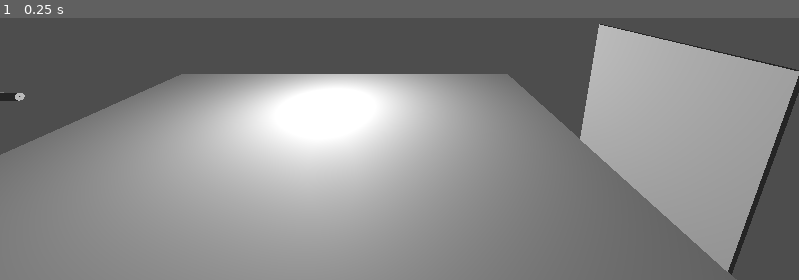
Above: before the commit, frame 1.
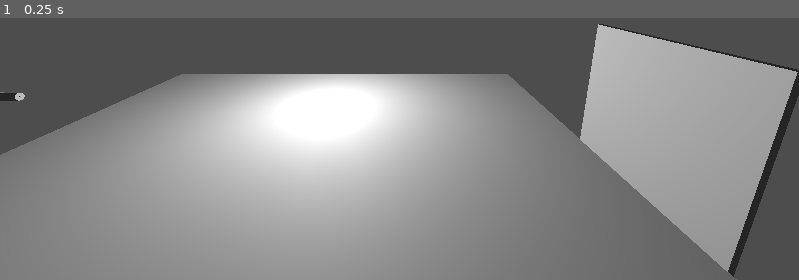
Above: after the commit, the same moment.

Repository: KrzysztofSieczkiewicz/Godot-ArmorPenetrationTest
Game: Godot game, scene res://Main.tscn
Same seed, same stepped clock (60 frames per second), same inputs: the game is played once before the commit and once after it.
Inputs:
- Up to frame 1 (0.25 s): no input

The runs differ from the first frame. In frame 1, 0.3% of the frame differs, in the area x 72-100%, y 2-99%.

Commit message:
collider thickness checked by reverted raycast

Diff:
--- a/Armor/Armor.tscn
+++ b/Armor/Armor.tscn
@@ -1,10 +1,10 @@
 [gd_scene load_steps=3 format=3 uid="uid://jupn6afamq04"]
 
 [sub_resource type="BoxShape3D" id="BoxShape3D_6nrul"]
-size = Vector3(5, 5, 0.1)
+size = Vector3(5, 5, 0.15)
 
 [sub_resource type="BoxMesh" id="BoxMesh_8nmin"]
-size = Vector3(5, 5, 0.1)
+size = Vector3(5, 5, 0.15)
 
 [node name="Armor" type="RigidBody3D"]
 gravity_scale = 0.0
--- a/Projectile/PenetrationRayCast.gd
+++ b/Projectile/PenetrationRayCast.gd
@@ -3,21 +3,39 @@
 @export var OFFSET_DISTANCE = 0.01
 @export var RAY_LENGTH = 500.0
 
-@onready var ray_cast: RayCast3D = $RayCast3D
 
+func measure_thickness(origin: Vector3, direction: Vector3) -> void:
+	_find_entry_point(origin, direction)
 
-func measure_thickness(collision_angle: float) -> void:
-	pass
 
 func _find_entry_point(origin: Vector3, direction: Vector3) -> void:
 	enabled = true
 	target_position = direction * RAY_LENGTH
 	force_raycast_update()
 
-	if not is_colliding():
-		enabled = false
-		push_warning("Ray did not hit the mesh.")
-		return
+	var entry_point: Vector3 = get_collision_point()
+	var contact_surface_normal: Vector3 = get_collision_normal()
 
-	var entry_point: Vector3 = get_collision_point()
-	var entry_normal: Vector3 = get_collision_normal()
+	var OFFSET: float = 50.0;
+	var collision_vector = direction
+	var new_position = entry_point + direction * OFFSET
+	var new_direction = collision_vector.normalized() * (-1) * OFFSET
+	var new_target_position = new_position + new_direction * RAY_LENGTH
+
+	var contact_angle = _get_impact_angle(direction, contact_surface_normal)
+
+	global_transform.origin = new_position
+	target_position = to_local(new_target_position)
+	force_raycast_update()
+
+	var exit_point: Vector3 = get_collision_point()
+
+	var thickness = (exit_point - entry_point).length()
+	push_error("Thickness: %s" % thickness)
+
+
+func _get_impact_angle(projectile_direction: Vector3, surface_normal: Vector3) -> float:
+	var cos_angle = abs(projectile_direction.dot(surface_normal))
+	var angle_between_velocity_and_normal = acos(cos_angle)
+	var contact_angle = rad_to_deg(angle_between_velocity_and_normal)
+	return (90.0 - contact_angle)
--- a/Projectile/Projectile_AP.gd
+++ b/Projectile/Projectile_AP.gd
@@ -7,6 +7,7 @@
 var initial_direction: Vector3 = Vector3.ZERO
 
 @onready var thickness_raycast: RayCast3D = $RayCast3D
+@onready var thickness_probe: RayCast3D = $PenetrationRayCast3D
 
 func _ready() -> void:
 	if initial_direction != Vector3.ZERO:
@@ -37,57 +38,9 @@
 
 
 func _handle_collision(collision_info: KinematicCollision3D) -> void:
-	var body_hit = collision_info.get_collider()
 
+	var impact_point: Vector3 = collision_info.get_position()
 	var impact_velocity: Vector3 = velocity.normalized()
-	var surface_normal: Vector3 = collision_info.get_normal()
 
-	var cos_angle = abs(impact_velocity.dot(surface_normal))
-	var angle_between_velocity_and_normal = acos(cos_angle)
-	var angle_deg = rad_to_deg(angle_between_velocity_and_normal)
-
-	var angle_of_impact = 90.0 - angle_deg
-
-	_trigger_raycast_collision_check()
-	#push_warning("Collision detected! Collision angle %s" % angle_of_impact)
+	thickness_probe.measure_thickness(impact_point, impact_velocity);
 	queue_free()
-
-func _trigger_raycast_collision_check() -> float:
-	var OFFSET_DISTANCE = 0.01
-	var RAY_LENGTH = 500.0
-
-	thickness_raycast.enabled = true
-	thickness_raycast.target_position = initial_direction.normalized() * RAY_LENGTH
-	thickness_raycast.force_raycast_update()
-
-	if not thickness_raycast.is_colliding():
-		thickness_raycast.enabled = false
-		push_warning("Ray did not hit the mesh.")
-		return 0.0
-
-	var entry_point: Vector3 = thickness_raycast.get_collision_point()
-	var entry_normal: Vector3 = thickness_raycast.get_collision_normal()
-
-	var inward_direction: Vector3 = -entry_normal.normalized()
-	var ray_origin: Vector3 = entry_point + (inward_direction * OFFSET_DISTANCE)
-
-	thickness_raycast.global_transform.origin = ray_origin
-	var global_end_point = ray_origin + inward_direction * RAY_LENGTH
-	thickness_raycast.target_position = thickness_raycast.to_local(global_end_point)
-	thickness_raycast.force_raycast_update()
-
-	if not thickness_raycast.is_colliding():
-		thickness_raycast.enabled = false
-		push_warning("Ray entered mesh but did not find an exit point within bounds.")
-		return 0.0
-
-	var exit_point: Vector3 = thickness_raycast.get_collision_point()
-	var thickness: float = entry_point.distance_to(exit_point)
-
-	thickness_raycast.enabled = false
-
-	print("Mesh Entry Point: ", entry_point)
-	print("Mesh Exit Point:  ", exit_point)
-	print("Calculated Thickness: ", thickness)
-
-	return thickness
